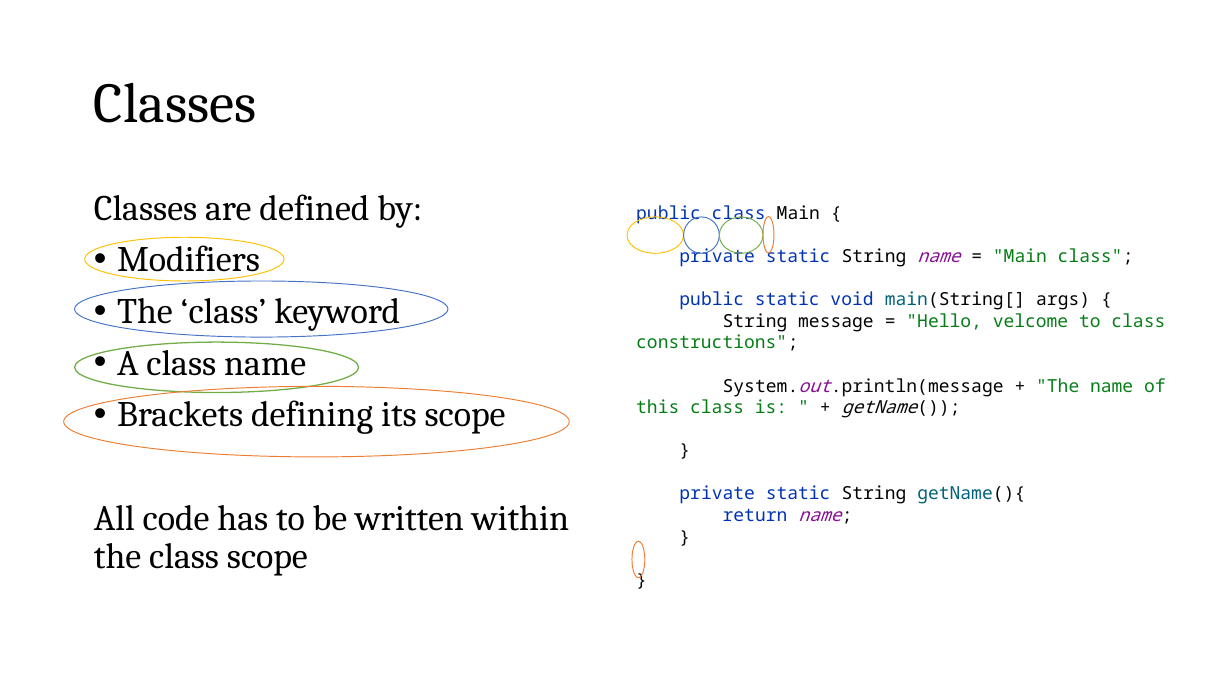
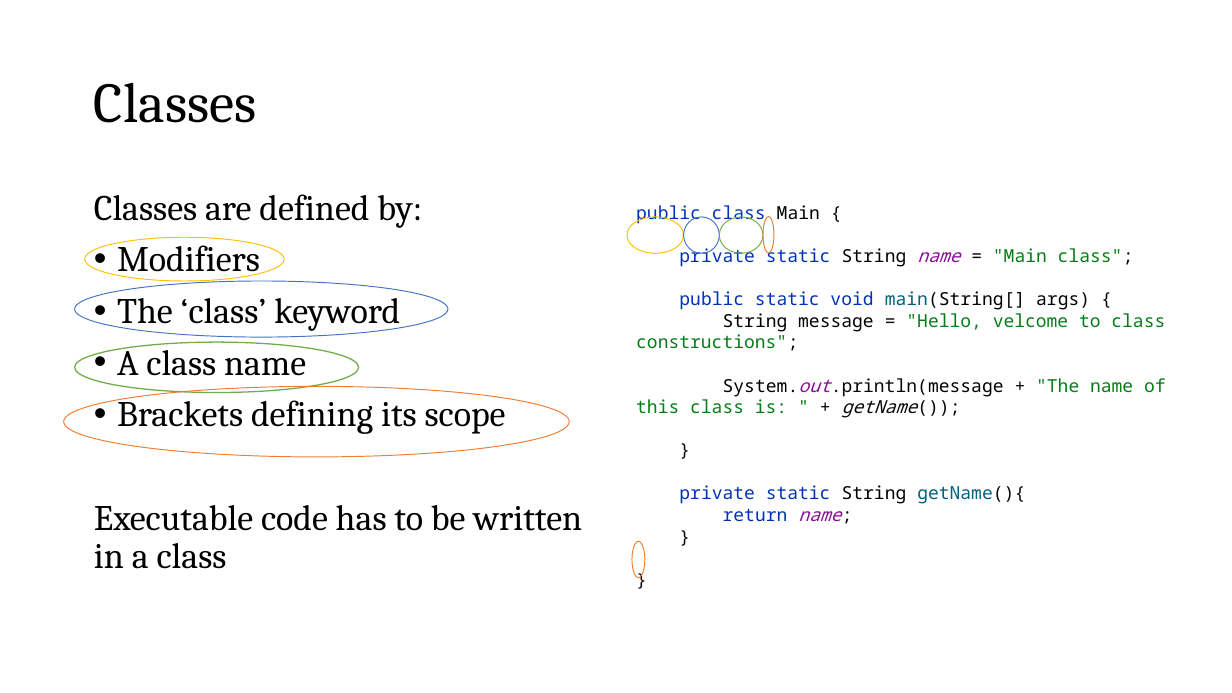
Before and after one commit to telmerie/learning-java, a slide deck: slide 19 of Java.pptx (slide 15 before the commit). Drawn at 1232x693 pixels with LibreOffice and Linux fonts; fonts in the diff are those of the drawing. Boxes give left, top, right and bottom in pixels: in the first picture for what was removed or moved away, otherwise in the second. Text is boxed around its words. In the diff, an @@ line names an element or a change of style, - is before the commit and + after.

```diff
--- a/Java.pptx
+++ b/Java.pptx
@@ text at (94, 505, 582, 569): text changed @@
-All code has to be written within the class scope
+Executable code has to be written in a class
```
Also in this commit, not shown: 5 other slides changed, 4 slides added.
